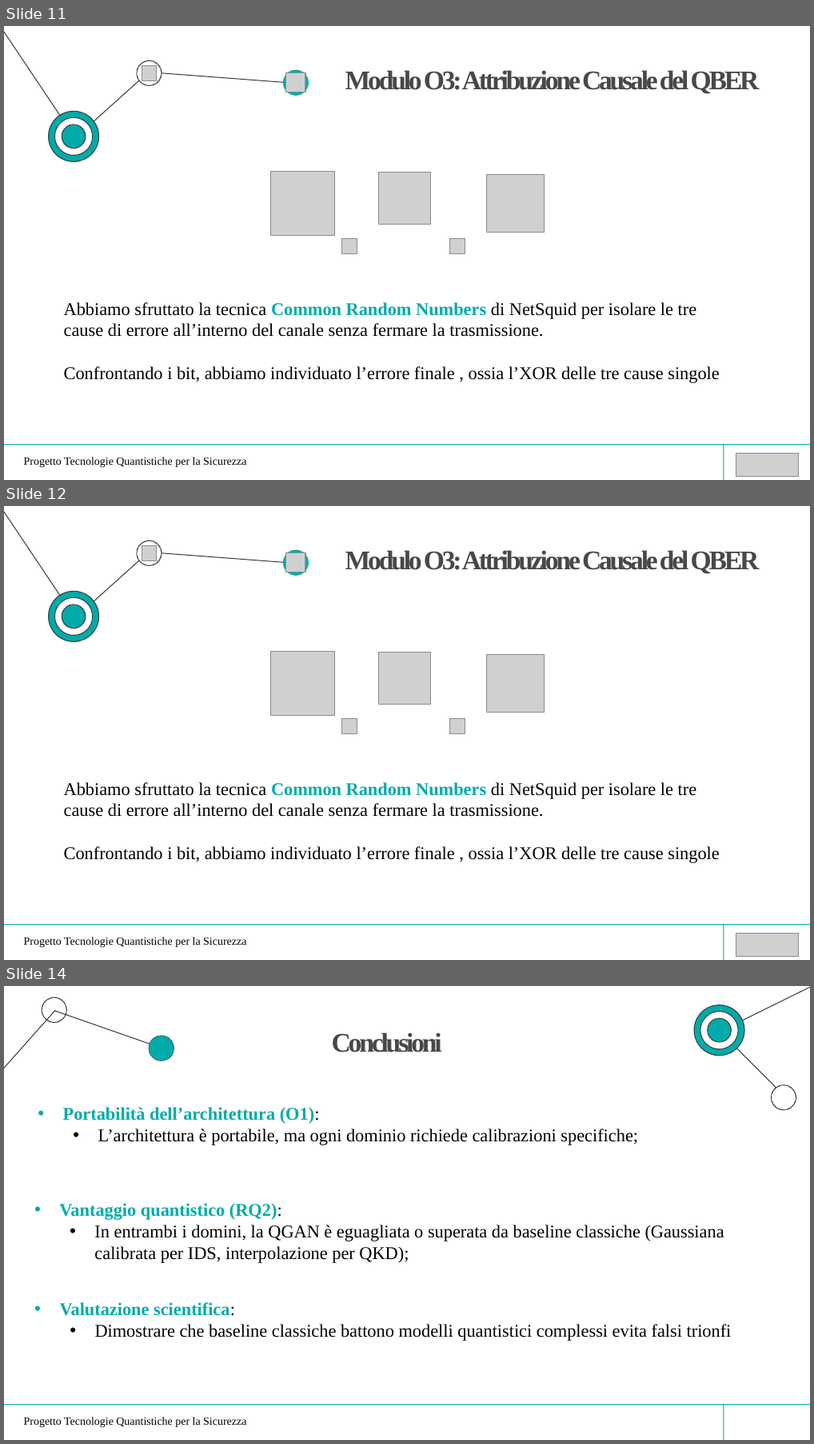
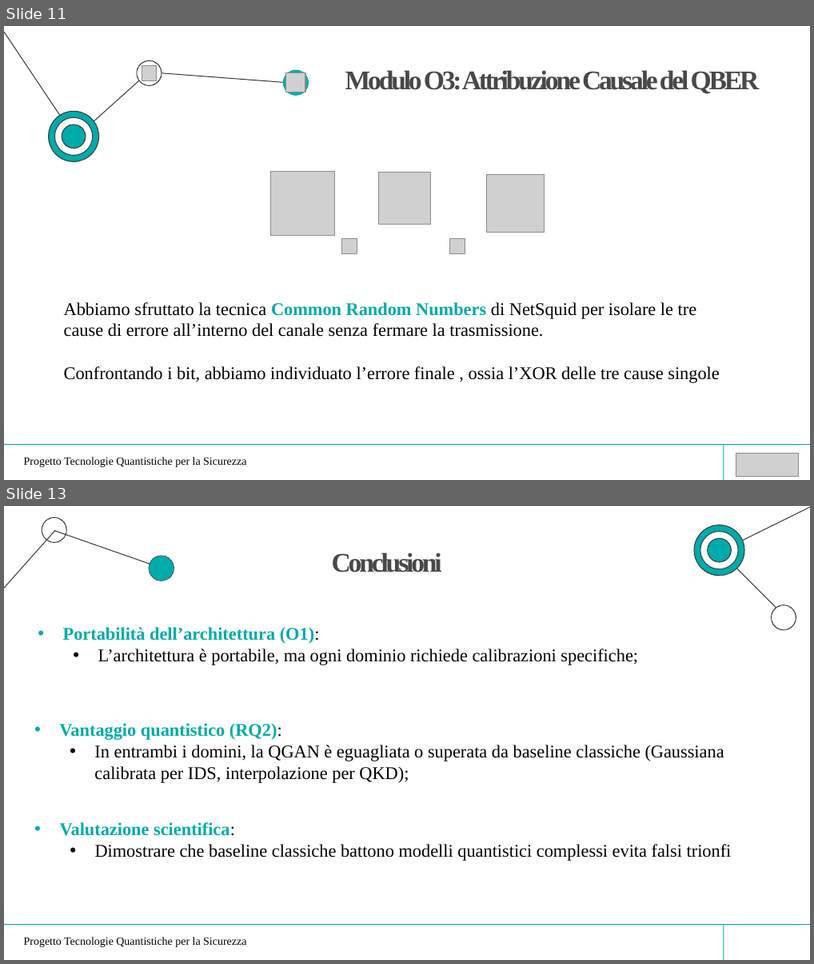
Before and after one commit to nf0101/qgan-qber, a slide deck: docs/presentazione.pptx. Shown one above the other, each under a label of ours: slides 11, 12 and 14 before the commit, slides 11 and 13 after it; the slides between them are not shown. The pictures are 814x1444 and 814x964 pixels, drawn with LibreOffice and Linux fonts; fonts in the diff are those of the drawing; grey boxes stand for pictures; background and template pictures are left out. Boxes give left, top, right and bottom in pixels: in the first picture for what was removed or moved away, otherwise in the second. Text is boxed around its words. In the diff, an @@ line names an element or a change of style, - is before the commit and + after.

```diff
--- a/docs/presentazione.pptx
+++ b/docs/presentazione.pptx
@@ slide 12 removed at [4,506,810,960], background #FFFFFF @@
@@ group removed at [4,512,309,642]: 10 freeform shapes, 2 pictures @@
@@ title removed at [346,550,760,574] @@
-Modulo O3: Attribuzione Causale del QBER
@@ picture removed at [271,651,334,715] @@
@@ picture removed at [379,652,430,704] @@
@@ picture removed at [487,654,545,712] @@
@@ picture removed at [342,719,358,734] @@
@@ picture removed at [450,719,466,734] @@
@@ text removed at [64,782,719,863] @@
-Abbiamo sfruttato la tecnica Common Random Numbers di NetSquid per isolare le tre cause di errore all’interno del canale senza fermare la trasmissione.
-Confrontando i bit, abbiamo individuato l’errore finale , ossia l’XOR delle tre cause singole
@@ freeform shape removed at [4,924,810,924] @@
@@ text removed at [24,936,246,947] @@
-Progetto Tecnologie Quantistiche per la Sicurezza
@@ freeform shape removed at [723,924,724,959] @@
@@ picture removed at [736,932,799,956] @@
@@ what was slide 14 is now slide 13 @@
```
Also in this commit, not shown: 4 slides changed, 1 other file.
